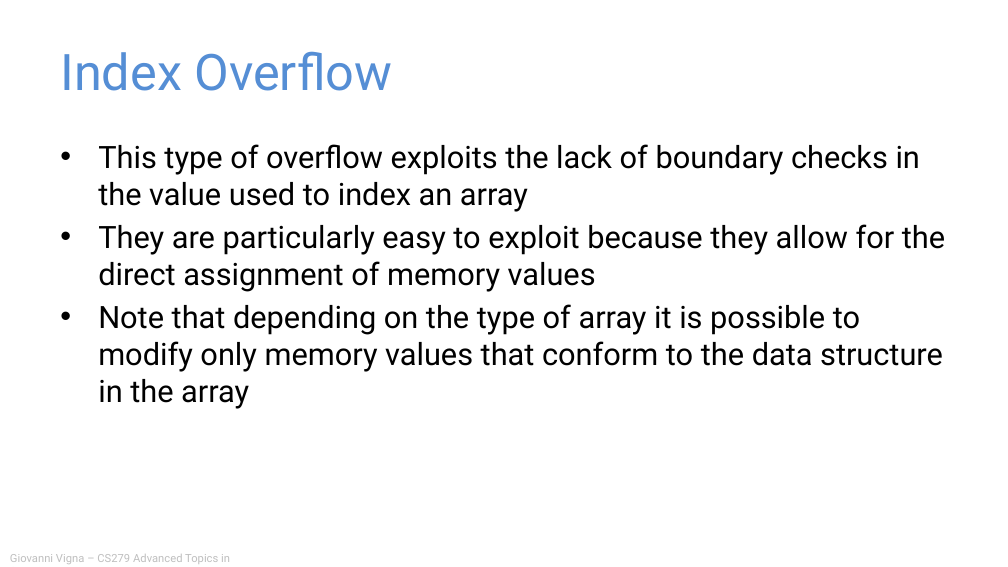
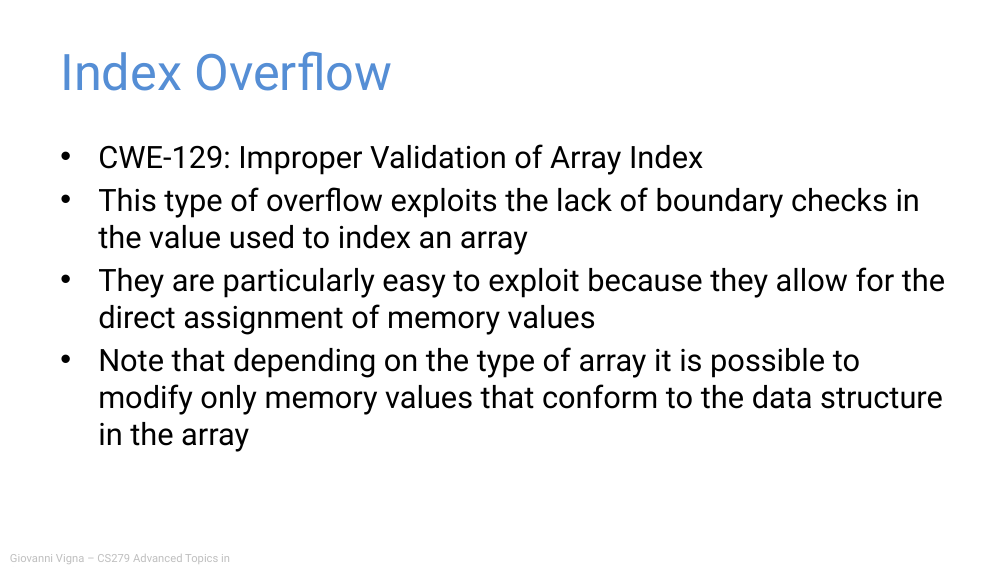
Before and after one commit to giovannivigna/CS279-Fall2024, a slide deck: slide 139 of materials/05_Vulnerability_Patterns/Application Security.pptx. Drawn at 1008x567 pixels with LibreOffice and Linux fonts; fonts in the diff are those of the drawing. Boxes give left, top, right and bottom in pixels: in the first picture for what was removed or moved away, otherwise in the second. Text is boxed around its words. In the diff, an @@ line names an element or a change of style, - is before the commit and + after.

```diff
--- a/materials/05_Vulnerability_Patterns/Application Security.pptx
+++ b/materials/05_Vulnerability_Patterns/Application Security.pptx
@@ text at <box>98,144,703,175</box>: paragraph added @@
+• CWE-129: Improper Validation of Array Index
```
Also in this commit, not shown: 9 other slides changed, 2 slides added, 7 other files.
